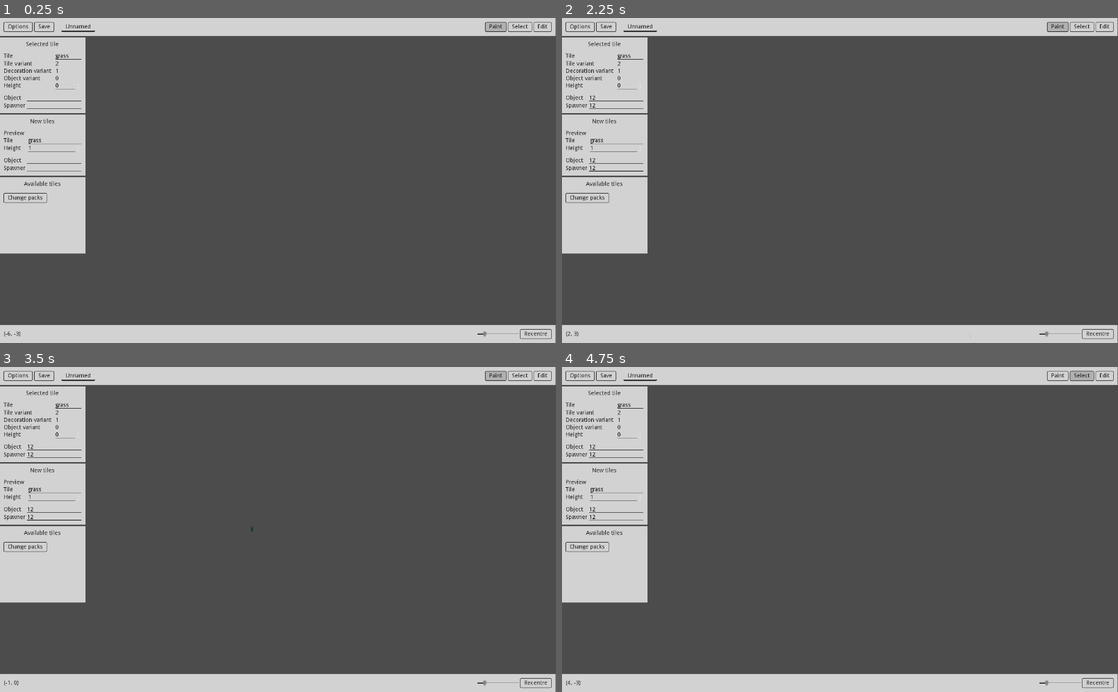
Above: before the commit, frames 1-4 (two rows, left to right).
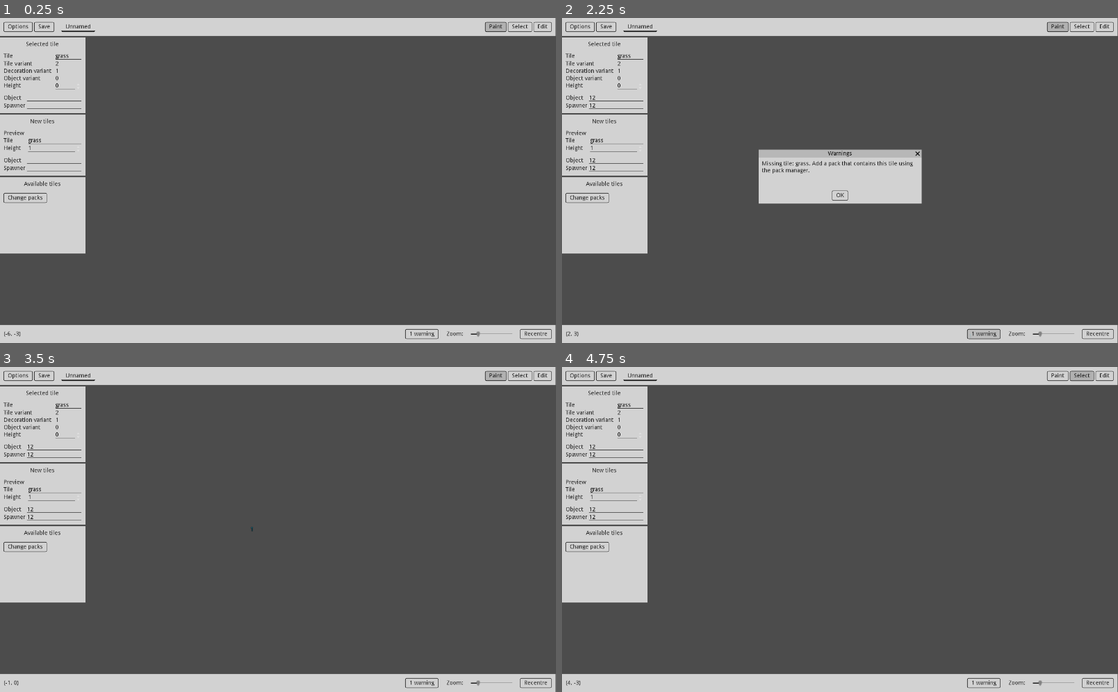
Above: after the commit, the same moments.

Repository: ArthaTi/SamerionTools
Game: Godot game, scene res://src/Editor/Editor.tscn
Same seed, same stepped clock (60 frames per second), same inputs: the game is played once before the commit and once after it.
Inputs (mouse positions are in pixels of both pictures, inside the frame that each line leads up to):
- Up to frame 1 (0.25 s): no input
- Up to frame 2 (2.25 s): click (617, 99) at 0.52 s; type "12" at 0.6 s; click (617, 105) at 0.75 s; type "12" at 0.83 s; click (617, 161) at 0.98 s; type "12" at 1.07 s; click (617, 167) at 1.27 s; type "12" at 1.35 s; click (984, 333) at 2 s, where only the run after the commit has a clickable "1 warning"
- Up to frame 3 (3.5 s): click (278, 545) at 2.75 s, where only the run after the commit has a clickable "OK"
- Up to frame 4 (4.75 s): click "Paint" at 3.5 s; click "Select" at 4.25 s

The runs differ from the first frame. In frame 1, 0.1% of the frame differs, in the area x 72-94%, y 95-99%; in frame 2, 5.0%, in the area x 4-94%, y 40-99%; in frame 3, 0.1%; in frame 4, 0.1%.
Error before the commit: Attempt to call function 'get_size' in base 'null instance' on a null instance. (res://src/AreaDisplay/Cell.gd:187)

Commit message:
Bugfix selection, add warnings

Diff:
--- a/src/AreaDisplay/AreaDisplay.gd
+++ b/src/AreaDisplay/AreaDisplay.gd
@@ -38,8 +38,11 @@
 	# If there's already a tile at given position
 	if cell.map_position in coords and coords[cell.map_position]:
 
+		var old = coords[cell.map_position]
+
 		# Remove the old cell
-		coords[cell.map_position].queue_free()
+		remove_child(old)
+		old.queue_free()
 
 	# Set the position
 	coords[cell.map_position] = cell
--- a/src/AreaDisplay/Cell.gd
+++ b/src/AreaDisplay/Cell.gd
@@ -61,11 +61,14 @@
 
 	update_position()
 
-# TODO: instead of bruting through inputs, add a mapping of height-corrected coords somewhere
+# TODO: instead of bruting through cells, add a mapping of height-corrected coords somewhere
 func _unhandled_input(event: InputEvent) -> void:
 
-	# Filter: Clicked or released a button somewhere
+	# If clicked or released a button somewhere
 	if not event is InputEventMouseButton: return
+
+	# As long as this cell is still in the tree
+	if get_parent() == null: return
 
 	# Check if the event is in the bounding box of this cell
 	if get_rect().has_point(get_global_mouse_position()):
@@ -125,17 +128,21 @@
 	if is_in_group("selected"):
 
 		# Unselect it
-		remove_from_group("selected")
+		select(false)
 
 	# And select it if it isn't
-	else: add_to_group("selected")
+	else: select(true)
 
 	# Refresh it
 	update_area()
 
-func select():
-
-	add_to_group("selected")
+func select(value := true):
+
+	if value:
+		add_to_group("selected")
+	else:
+		remove_from_group("selected")
+
 	update_area()
 
 func relative_tile(relative_pos: Vector2):
@@ -178,6 +185,9 @@
 		if backTile: backTile.update_side()
 
 func update_side():
+
+	# If the side texture isn't present
+	if not side.texture: return
 
 	# Get the tile in front of this one
 	var frontTile = get_parent().get_tile(map_position + Vector2(0, 1))
@@ -220,8 +230,19 @@
 	# Get the main texture
 	var new_texture = PackLoader.load_tile(type, "tile", variantSeed)
 
-	# If the tile doesn't exist, ignore it
-	if new_texture == null: return
+	# If the tile doesn't exist
+	if new_texture == null:
+
+		# If there is no texture set at all
+		if texture == null:
+
+			# Mark as missing
+			add_to_group("missing")
+
+		# Ignore it
+		return
+
+	remove_from_group("missing")
 
 	# Assign the texture
 	texture = new_texture
--- a/src/AreaDisplay/CellIterator.gd
+++ b/src/AreaDisplay/CellIterator.gd
@@ -17,16 +17,14 @@
 
 func _iter_init(_arg):
 
-	current = rect.position - Vector2(0, 1)
+	current = rect.position
 
-	# Go to the next node
-	_iter_next("")
+	# Check for nulls at the start
+	_iter_next("", false)
 
 	return in_progress()
 
-func _iter_next(_arg):
-
-	var start = true
+func _iter_next(_arg, start=true):
 
 	while start or area.get_tile(current) == null:
 
--- a/src/Editor/Editor.tscn
+++ b/src/Editor/Editor.tscn
@@ -704,6 +704,7 @@
 margin_top = 10.0
 margin_right = 1355.0
 margin_bottom = 34.0
+custom_constants/separation = 20
 script = ExtResource( 9 )
 
 [node name="PaintPosition" type="Label" parent="UI/Wrapper/Status bar/Wrapper"]
@@ -712,12 +713,26 @@
 margin_bottom = 19.0
 text = "(0, 0)"
 
+[node name="Warnings" type="Button" parent="UI/Wrapper/Status bar/Wrapper"]
+margin_left = 979.0
+margin_right = 1067.0
+margin_bottom = 24.0
+size_flags_horizontal = 10
+text = "0 warnings"
+
+[node name="CameraLabel" type="Label" parent="UI/Wrapper/Status bar/Wrapper"]
+margin_left = 1087.0
+margin_top = 5.0
+margin_right = 1128.0
+margin_bottom = 19.0
+text = "Zoom:"
+
 [node name="ZoomSlider" type="HSlider" parent="UI/Wrapper/Status bar/Wrapper"]
-margin_left = 1164.0
-margin_right = 1264.0
+margin_left = 1148.0
+margin_right = 1248.0
 margin_bottom = 24.0
 rect_min_size = Vector2( 100, 0 )
-size_flags_horizontal = 10
+size_flags_horizontal = 8
 size_flags_vertical = 5
 min_value = 0.5
 max_value = 5.0
@@ -752,6 +767,19 @@
 "_edit_use_anchors_": false
 }
 
+[node name="WarningDialog" type="AcceptDialog" parent="UI"]
+anchor_left = 0.5
+anchor_top = 0.5
+anchor_right = 0.5
+anchor_bottom = 0.5
+grow_horizontal = 2
+grow_vertical = 2
+rect_min_size = Vector2( 400, 0 )
+theme = SubResource( 18 )
+window_title = "Warnings"
+resizable = true
+dialog_autowrap = true
+
 [node name="CameraControl" type="Node2D" parent="."]
 position = Vector2( 682, 400 )
 script = ExtResource( 3 )
--- a/src/Editor/NewTiles.gd
+++ b/src/Editor/NewTiles.gd
@@ -24,6 +24,9 @@
 	# Update textures
 	preview.generate_variants(0)
 
+	# Update tile preview
+	$Wrapper/Tile/Preview.texture = preview.texture
+
 func updated():
 
 	# Check if type changed
--- a/src/Editor/Selection.gd
+++ b/src/Editor/Selection.gd
@@ -14,8 +14,6 @@
 
 	if not rect: return
 
-	prints(rect)
-
 	# Draw background
 	draw_rect(
 		rect,
--- a/src/Editor/StatusBar.gd
+++ b/src/Editor/StatusBar.gd
@@ -1,10 +1,40 @@
 extends HBoxContainer
 
 onready var paint = EditorApi.tools.get_node("Paint")
+onready var warning_dialog = $"../../../WarningDialog"
+var _warnings := {}
 
 func _ready() -> void:
 
 	paint.connect("preview_cell_updated", self, "update_paint_position")
+	$Warnings.connect("pressed", warning_dialog, "show")
+
+	EditorApi.status_bar = self
+
+func add_warning(id: String, text: String):
+
+	_warnings[id] = text
+	refresh_warnings()
+
+func remove_warning(id: String):
+
+	_warnings.erase(id)
+	refresh_warnings()
+
+func refresh_warnings():
+
+	var text := ""
+
+	# Get text from all warnings
+	for key in _warnings:
+
+		# Add to given text
+		text += _warnings[key] + "\n\n"
+
+	# Set dialog text
+	warning_dialog.dialog_text = text
+
+	$Warnings.text = "%s warning%s" % [ _warnings.size(), "s" if _warnings.size() != 1 else "" ]
 
 func update_paint_position():
 
--- a/src/Tools/Paint.gd
+++ b/src/Tools/Paint.gd
@@ -16,6 +16,7 @@
 	preview_cell.modulate = Color(0, 0.53, 0.67, 0.9)
 	preview_cell.height_label.show()
 	EditorApi.area_display.add_child(preview_cell)
+	preview_cell.set_process_unhandled_input(false)
 
 func _process(delta: float) -> void:
 
@@ -24,8 +25,6 @@
 
 	# Change preview_cell visiblity based on that
 	preview_cell.visible = active
-
-	if not active: return
 
 	# Set preview_cell position
 	preview_cell.map_position = (
@@ -64,7 +63,10 @@
 			cell.add_to_group("labeled")
 
 		# If pressing the left button
-		if is_pressed:
+		if (
+			active and is_pressed
+			and not Input.is_key_pressed(KEY_SHIFT) and not Input.is_key_pressed(KEY_CONTROL)
+		):
 
 			# Painting
 			if not erase:
@@ -84,6 +86,8 @@
 					preview_cell.map_position
 				)
 
+	if not active: return
+
 	# Toggle zoom based on (alt) state
 	EditorApi.camera_control.zoom_enabled = not Input.is_key_pressed(KEY_ALT)
 
@@ -94,6 +98,8 @@
 
 		# Changing height of target tile
 		if event.alt:
+
+			if not event.is_pressed(): return
 
 			match event.button_index:
 
--- a/src/Tools/Select.gd
+++ b/src/Tools/Select.gd
@@ -4,25 +4,6 @@
 
 	main_selection = true
 
-func _process(delta: float) -> void:
-
-	if select_begin_precise:
-
-		EditorApi.selection.rect = Rect2(
-			select_begin_precise,
-			$"/root/Editor".get_global_mouse_position() - select_begin_precise
-		)
-
-func _unhandled_input(event: InputEvent):
-
-	# Left mouse button is up
-	if (event is InputEventMouseButton
-		and event.button_index == BUTTON_LEFT
-		and not event.is_pressed()):
-
-		select_begin_precise = null
-		EditorApi.selection.rect = Rect2()
-
 func input(event, pos):
 
 	input_select(event, pos)
--- a/src/Tools/Tool.gd
+++ b/src/Tools/Tool.gd
@@ -7,6 +7,25 @@
 
 # Enable selection via input_select() without modifiers, used in the select tool
 var main_selection = false
+
+func _process(delta: float) -> void:
+
+	if select_begin_precise:
+
+		EditorApi.selection.rect = Rect2(
+			select_begin_precise,
+			$"/root/Editor".get_global_mouse_position() - select_begin_precise
+		)
+
+func _unhandled_input(event: InputEvent):
+
+	# Left mouse button is up
+	if (event is InputEventMouseButton
+		and event.button_index == BUTTON_LEFT
+		and not event.is_pressed()):
+
+		select_begin_precise = null
+		EditorApi.selection.rect = Rect2()
 
 func input(event: InputEventMouseButton, pos: Vector2): pass
 
@@ -55,7 +74,7 @@
 				if event.shift and not event.control: clear_selection()
 
 				# Select the rect
-				for cell in CellIterator.new(EditorApi.area_display, Rect2(min_coords, max_coords)):
+				for cell in CellIterator.new(EditorApi.area_display, Rect2(min_coords, max_coords - min_coords)):
 
 					# If shift is pressed, select the cell
 					if event.shift: cell.select()
--- a/src/Tools/Tools.tscn
+++ b/src/Tools/Tools.tscn
@@ -18,6 +18,12 @@
 
 [sub_resource type="ShortCut" id=5]
 shortcut = SubResource( 4 )
+
+[sub_resource type="InputEventKey" id=6]
+scancode = 68
+
+[sub_resource type="ShortCut" id=7]
+shortcut = SubResource( 6 )
 
 [node name="Tools" type="HBoxContainer"]
 margin_left = 1182.0
@@ -54,6 +60,7 @@
 margin_bottom = 24.0
 hint_tooltip = "Hold (alt) while painting"
 toggle_mode = true
+shortcut = SubResource( 7 )
 group = SubResource( 3 )
 text = "Edit"
 script = ExtResource( 4 )
--- a/src/singletons/EditorApi.gd
+++ b/src/singletons/EditorApi.gd
@@ -4,8 +4,10 @@
 const AreaDisplay = preload("res://src/AreaDisplay/AreaDisplay.gd")
 const Selection = preload("res://src/Editor/Selection.gd")
 const CameraControl = preload("res://src/Editor/CameraControl.gd")
+const StatusBar = preload("res://src/Editor/StatusBar.gd")
 
 var tools: Tools
 var area_display: AreaDisplay
 var selection: Selection
 var camera_control: CameraControl
+var status_bar: StatusBar
--- a/src/singletons/PackLoader.gd
+++ b/src/singletons/PackLoader.gd
@@ -1,9 +1,66 @@
 extends Node
 
-var packs := ["/home/soaku/Pictures/Samerion/default"]
-var pack_flags := {
-	"/home/soaku/Pictures/Samerion/default": 0
-}
+var packs := []
+var pack_flags := {}
+
+func _process(delta: float) -> void:
+
+	# Get missing tiles
+	var missing = get_tree().get_nodes_in_group("missing")
+	if missing:
+
+		EditorApi.status_bar.add_warning(
+			"missing-tile",
+			"Missing tile: %s. Add a pack that contains this tile using the pack manager."
+			% missing[0].type
+		)
+
+	else:
+
+		EditorApi.status_bar.remove_warning("missing")
+
+func list_tiles(from_pack = null) -> Array:
+
+	# If no pack was given
+	if from_pack == null:
+
+		var result = []
+
+		# List tiles from all packs
+		for pack in packs:
+
+			result += list_tiles(result)
+
+		return result
+
+	else:
+
+		# List content from the pack's directory
+		var dir := Directory.new()
+
+		# Try opening the directory
+		if dir.open(from_pack + "/cells") != OK: return []
+
+		var result = []
+
+		dir.list_dir_begin()
+
+		# Iterate on the files
+		while true:
+
+			# Get the current file
+			var file = dir.get_next()
+			if not file: break
+
+			# Ignore files
+			if not dir.current_is_dir(): continue
+
+			# Add the file to the result
+			result.append(file)
+
+		dir.list_dir_end()
+
+		return []
 
 func load_tile(tile: String, type: String, variantSeed: int) -> ImageTexture:
 
@@ -11,7 +68,7 @@
 	for pack in packs:
 
 		# Attempt to load set texture from the pack
-		var texture = _load_texture("%s/%s/%s/%s.png" % [pack, tile, type, 1])
+		var texture = _load_texture("%s/cells/%s/%s/%s.png" % [pack, tile, type, 1])
 
 		# Succeeded
 		if texture != null:
@@ -41,4 +98,12 @@
 	var texture = ImageTexture.new()
 	texture.create_from_image(img)
 
+	var size = texture.get_size()
+
+	# If the texture is low-res
+	if size.x * size.y < 16129:
+
+		# Disable filtering
+		texture.flags &= ~texture.FLAG_FILTER
+
 	return texture
Not shown: 1 places in src/Tools/Tools.tscn that only renumber resources
